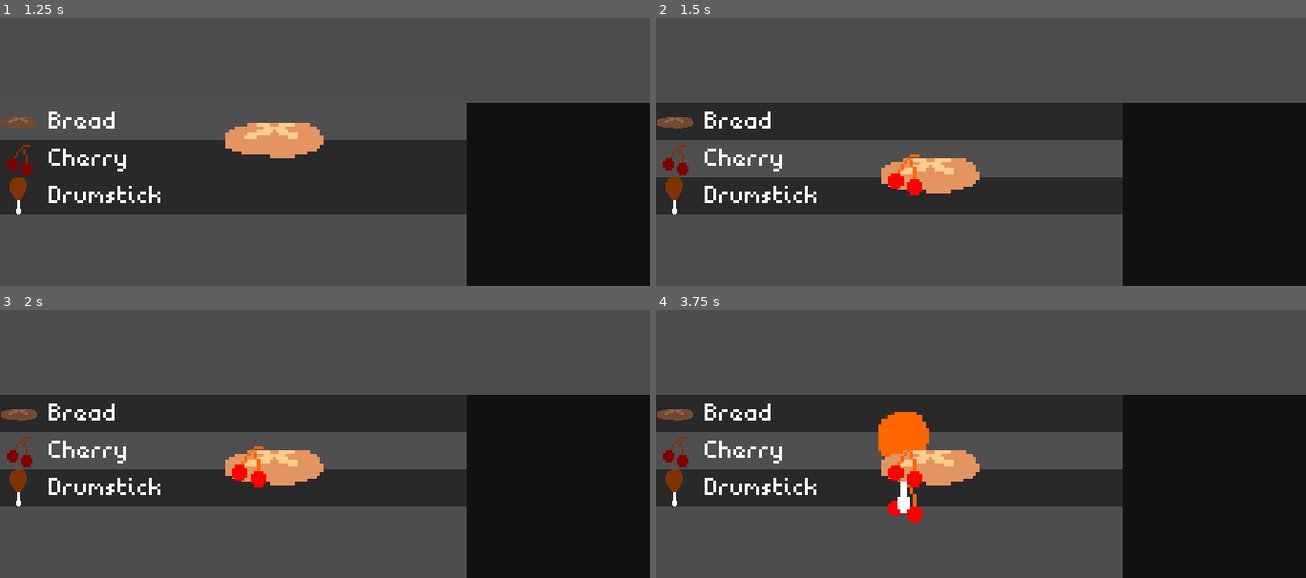
Above: before the commit, frames 1-4 (two rows, left to right).
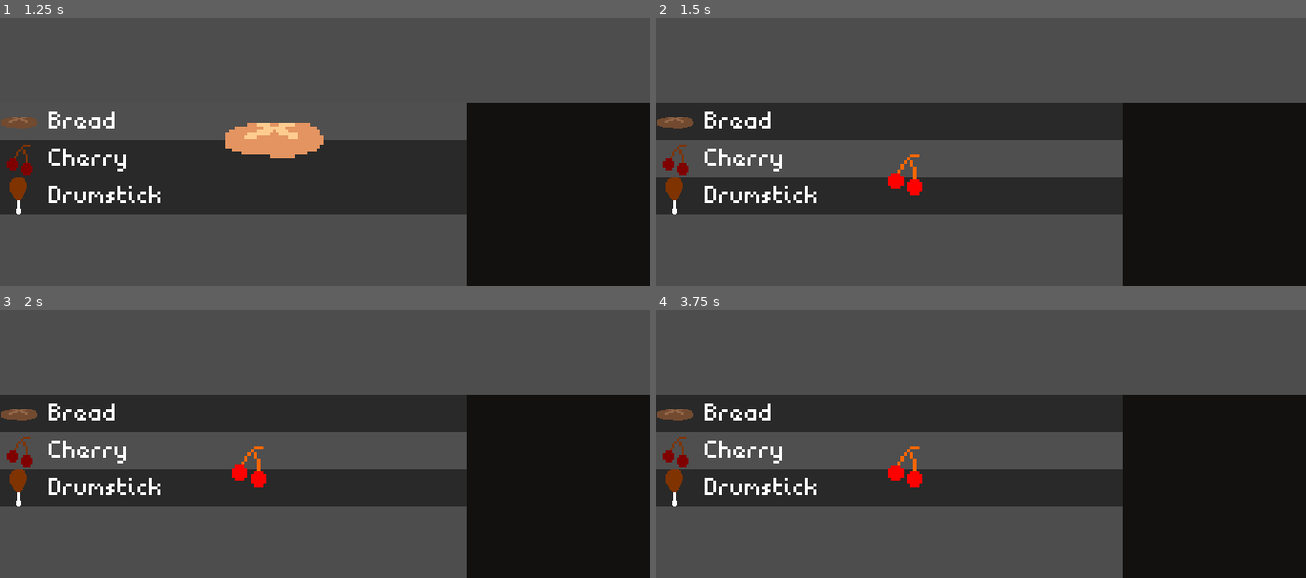
Above: after the commit, the same moments.

Repository: InRe-Dan/gmtk2024
Game: Godot game, scene res://main.tscn
Same seed, same stepped clock (60 frames per second), same inputs: the game is played once before the commit and once after it. The engine's default icon, where the game draws it, is replaced by a stand-in: a white triangle on a blue panel in a dark square.
Inputs (mouse positions are in pixels of both pictures, inside the frame that each line leads up to):
- Up to frame 1 (1.25 s): click (234, 122) at 0.5 s
- Up to frame 2 (1.5 s): click (890, 157) at 1.27 s
- Up to frame 3 (2 s): no input
- Up to frame 4 (3.75 s): click (890, 486) at 2.02 s; click (890, 414) at 2.75 s; click (890, 449) at 3.52 s

Frame 1 is identical in both runs. In frame 2, 1.4% of the frame differs, in the area x 34-50%, y 52-66%; in frame 3, 1.4%; in frame 4, 2.8%, in the area x 34-50%, y 38-80%.

Commit message:
Held item now trashed when selecting new item

Diff:
--- a/Grid/grid.gd
+++ b/Grid/grid.gd
@@ -36,7 +36,12 @@
 			pick_item()
 
 	if event.is_action_pressed("cancel"):
-		if held_item and is_instance_valid(held_item):
+		trash_item()
+
+
+## Trashes held item
+func trash_item() -> void:
+	if held_item and is_instance_valid(held_item):
 			held_item.queue_free()
 			held_item = null
 			drag_offset = Vector2i.ZERO
@@ -46,6 +51,7 @@
 
 ## New item selected
 func _on_new_item_selected(item: Item) -> void:
+	trash_item()
 	var new_item: GridItem = grid_item_scene.instantiate()
 	new_item.initialize(item)
 	held_item = new_item
